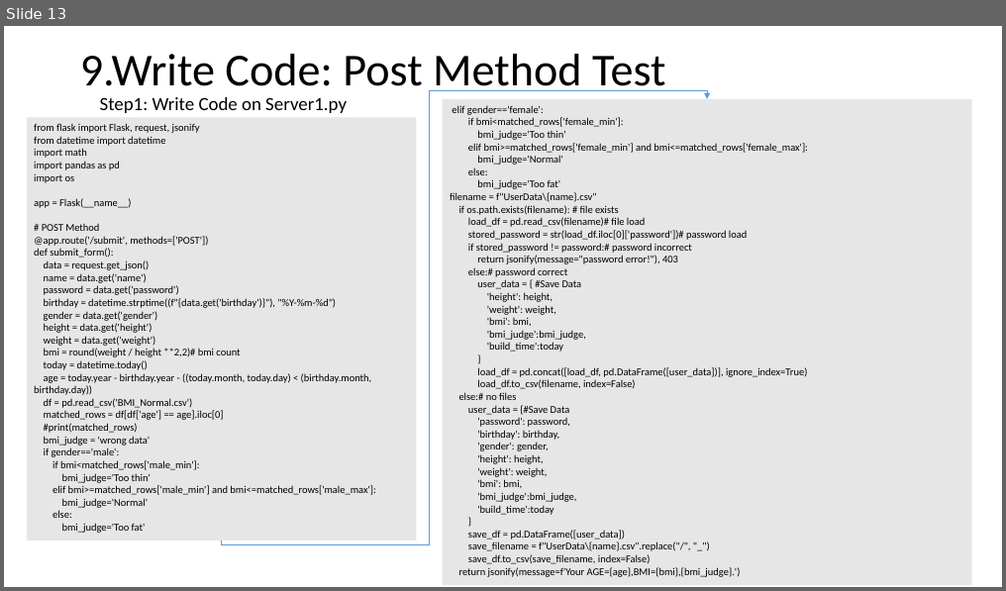
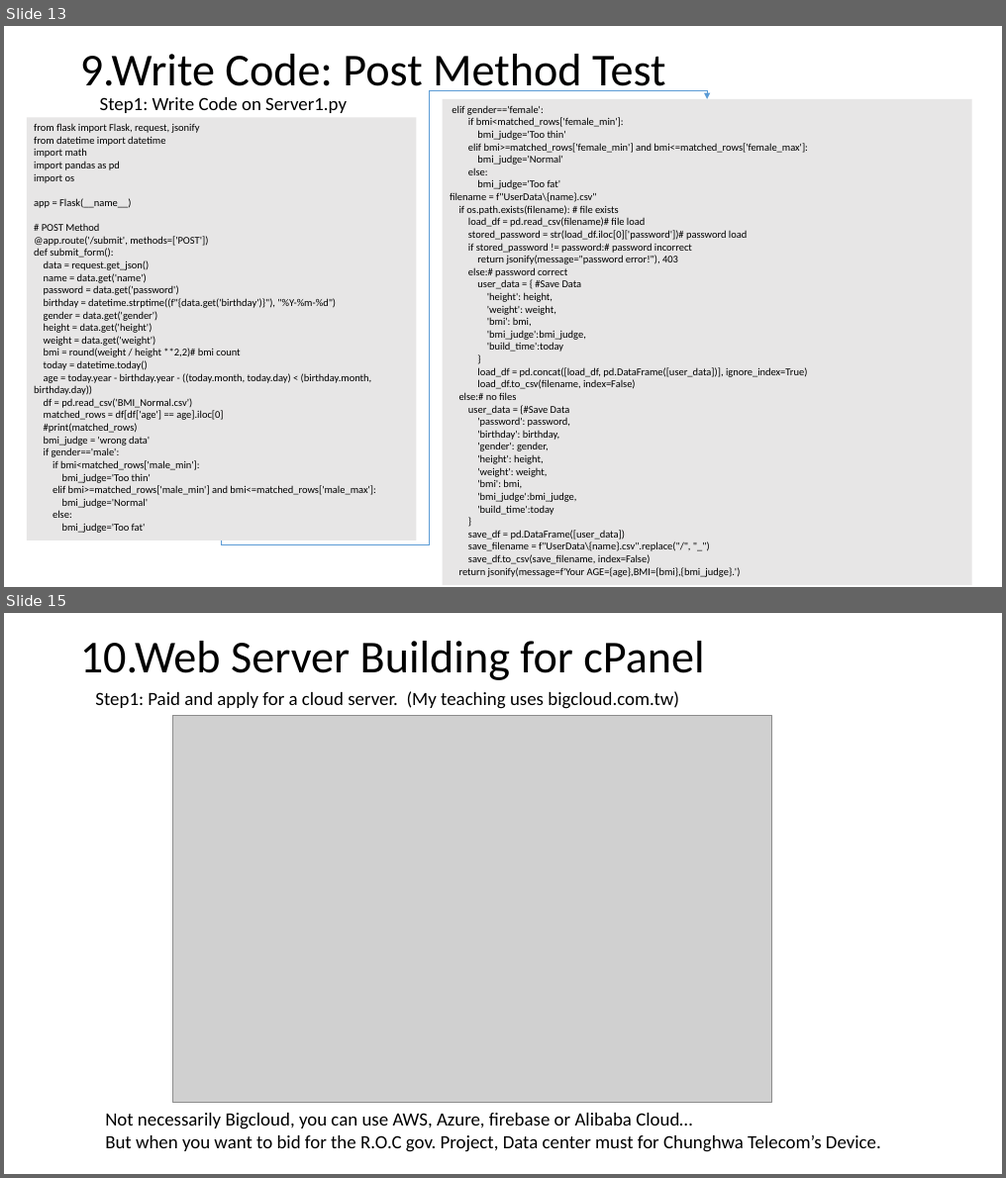
Before and after one commit to Chen-Wi-Ki/FlaskServerTeach, a slide deck: PythonFlask/Teach.pptx. Shown one above the other, each under a label of ours: slide 13 before the commit, slides 13 and 15 after it; the slides between them are not shown. The pictures are 1006x591 and 1006x1178 pixels, drawn with LibreOffice and Linux fonts; fonts in the diff are those of the drawing; grey boxes stand for pictures. Boxes give left, top, right and bottom in pixels: in the first picture for what was removed or moved away, otherwise in the second. Text is boxed around its words. In the diff, an @@ line names an element or a change of style, - is before the commit and + after.

Commit message:
Teach of Web Server Building for cPanel

```diff
--- a/PythonFlask/Teach.pptx
+++ b/PythonFlask/Teach.pptx
@@ slide 15 added at [4, 613, 1002, 1174], background #FFFFFF @@
@@ title added at [80, 641, 704, 680], 44 pt, text #000000 @@
+10.Web Server Building for cPanel
@@ text added at [95, 691, 679, 709], 18 pt, text #000000 @@
+Step1: Paid and apply for a cloud server. (My teaching uses bigcloud.com.tw)
@@ picture added at [173, 715, 772, 1103] @@
@@ text added at [105, 1113, 881, 1153], 18 pt, text #000000 @@
+Not necessarily Bigcloud, you can use AWS, Azure, firebase or Alibaba Cloud…
+But when you want to bid for the R.O.C gov. Project, Data center must for Chunghwa Telecom’s Device.
```
Also in this commit, not shown: 1 slide changed, 7 other slides added.
